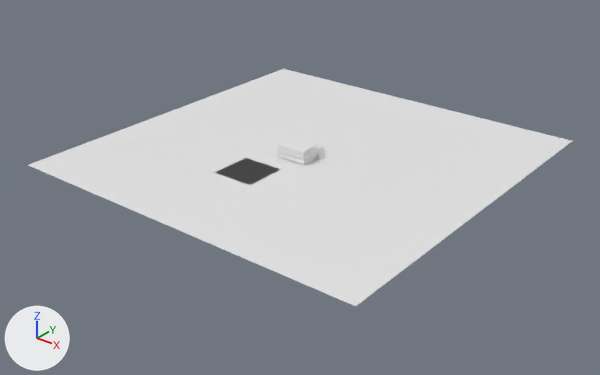
The Blender file BookStack.blend, before and after one commit.
Before and after are seen from a camera (50 mm lens) standing at (20.6, -26.2, 14.9) and looking at (-0.4, 0.0, -1.3). Every picture has the same lights, and +X, +Y and +Z are marked at lower left. Materials are left out; every surface is plain grey.
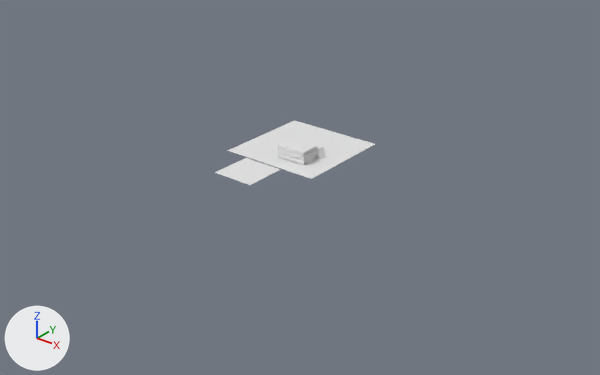
The change, as a diff of the scene's bpy script:
```diff
--- a/BookStack.blend.py
+++ b/BookStack.blend.py
@@ me_plane_222 @@
+me_plane_222.from_pydata(...)  # 4 vertices, 1 face; spans x -1.0..1.0, y -1.0..1.0, z 0.0
@@ me_plane_221 @@
+me_plane_221.from_pydata(...)  # 4 vertices, 1 face; spans x -1.0..1.0, y -1.0..1.0, z 0.0
@@ me_plane_203 @@
+me_plane_203.from_pydata(...)  # 4 vertices, 1 face; spans x -1.0..1.0, y -1.0..1.0, z 0.0
@@ me_plane_196 @@
+me_plane_196.from_pydata(...)  # 4 vertices, 1 face; spans x -1.0..1.0, y -1.0..1.0, z 0.0
@@ me_plane_192 @@
+me_plane_192.from_pydata(...)  # 4 vertices, 1 face; spans x -1.0..1.0, y -1.0..1.0, z 0.0
@@ ob_booka_002 @@
 ob_booka_002 = bpy.data.objects.new('BookA.002', me_booka_003)
-ob_booka_002.location = (0.13, 0.02, 0.56)
+ob_booka_002.location = (0.13, 0.02, 0.51)
 ob_booka_002.rotation_euler = (-1.571, 0.0, 1.571)  # degrees (-90, 0, 90)
@@ ob_plane_001 @@
 ob_plane_001 = bpy.data.objects.new('Plane.001', me_plane_002)
-ob_plane_001.location = (-0.55, 0.86, 0.0)
-ob_plane_001.scale = (8.71, 8.71, 8.71)
+ob_plane_001.location = (-1.17, 1.14, 0.0)
+ob_plane_001.scale = (2.4, 2.4, 2.4)
@@ ob_plane_190 @@
+ob_plane_190 = bpy.data.objects.new('Plane.190', me_plane_222)
+ob_plane_190.location = (0.12, 0.25, 0.11)
+ob_plane_190.rotation_euler = (0.0, 0.0735, 0.0)  # degrees (0, 4.2, 0)
+ob_plane_190.scale = (0.025, 0.0194, 0.0136)
+_m = ob_plane_190.modifiers.new('Solidify', 'SOLIDIFY')
@@ ob_plane_189 @@
+ob_plane_189 = bpy.data.objects.new('Plane.189', me_plane_221)
+ob_plane_189.location = (0.12, 0.25, 0.15)
+ob_plane_189.rotation_euler = (0.0, 0.0735, 0.0)  # degrees (0, 4.2, 0)
+ob_plane_189.scale = (0.025, 0.0194, 0.0136)
+_m = ob_plane_189.modifiers.new('Solidify', 'SOLIDIFY')
@@ ob_plane_171 @@
+ob_plane_171 = bpy.data.objects.new('Plane.171', me_plane_203)
+ob_plane_171.location = (0.12, -0.05, 0.11)
+ob_plane_171.rotation_euler = (0.0, 0.0735, 0.0)  # degrees (0, 4.2, 0)
+ob_plane_171.scale = (0.025, 0.0194, 0.0136)
+_m = ob_plane_171.modifiers.new('Solidify', 'SOLIDIFY')
@@ ob_plane_164 @@
+ob_plane_164 = bpy.data.objects.new('Plane.164', me_plane_196)
+ob_plane_164.location = (0.12, 0.4, 0.05)
+ob_plane_164.rotation_euler = (0.0, 0.0735, 0.0)  # degrees (0, 4.2, 0)
+ob_plane_164.scale = (0.025, 0.0194, 0.0136)
+_m = ob_plane_164.modifiers.new('Solidify', 'SOLIDIFY')
@@ ob_plane_160 @@
+ob_plane_160 = bpy.data.objects.new('Plane.160', me_plane_192)
+ob_plane_160.location = (0.12, 0.39, 0.11)
+ob_plane_160.rotation_euler = (0.0, 0.0735, 0.0)  # degrees (0, 4.2, 0)
+ob_plane_160.scale = (0.025, 0.0194, 0.0136)
+_m = ob_plane_160.modifiers.new('Solidify', 'SOLIDIFY')
```

Where the change shows, as pixel boxes (x1, y1, x2, y2) in the pictures (600 x 375 px):
'Plane.001', moved, rescaled (73% narrower, 75% shorter): before (28, 69, 572, 306); after (227, 120, 375, 179)
'BookA.002', moved: before (278, 136, 318, 156); after (278, 137, 318, 157)
